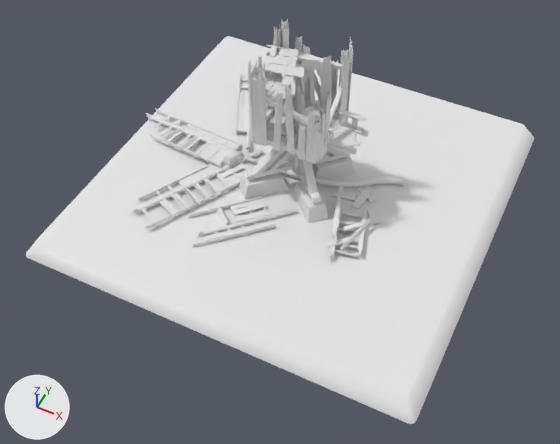
What one commit did to the FBX model Content/Buildings/Meshes/CA_Windmill_Destruction_Stage3.fbx.
Rendered twice from a camera (50 mm lens) standing at (12.9, -28.1, 31.0) and looking at (0.8, -3.8, 0.6). Every picture has the same lights, and +X, +Y and +Z are marked at lower left. Where no turn or scale is listed for an object, it has been applied to the vertices.

The first picture shows 'Ca_Windmill_Base_Destroyed_Stage3', 'Ca_Windmill_Destroyed_Stage3', 'Ca_Windmill_Ground'.
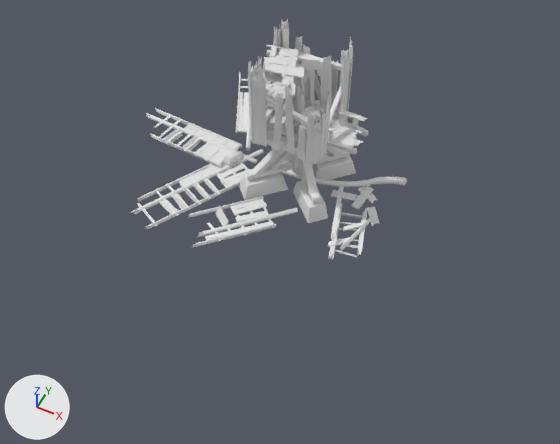
Pixel boxes (x1, y1, x2, y2) of what changed, in the pictures (560 x 444 px):
'Ca_Windmill_Ground', deleted
    before: (26, 36, 534, 424)

The change, as a diff of the scene's bpy script:
```diff
--- a/Content/Buildings/Meshes/CA_Windmill_Destruction_Stage3.fbx.py
+++ b/Content/Buildings/Meshes/CA_Windmill_Destruction_Stage3.fbx.py
@@ ob_ca_windmill_ground @@
-ob_ca_windmill_ground = bpy.data.objects.new('Ca_Windmill_Ground', me_plane_001)
-ob_ca_windmill_ground.location = (0.0, 0.0, 0.0)
```
